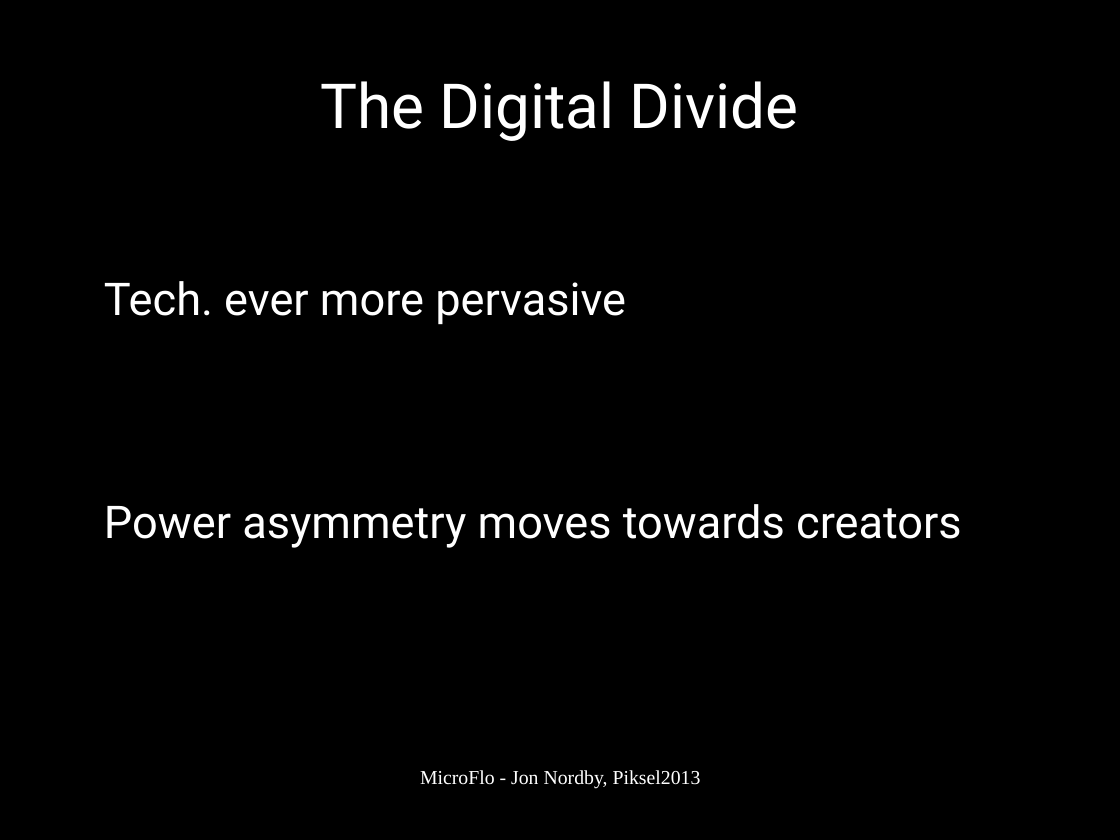
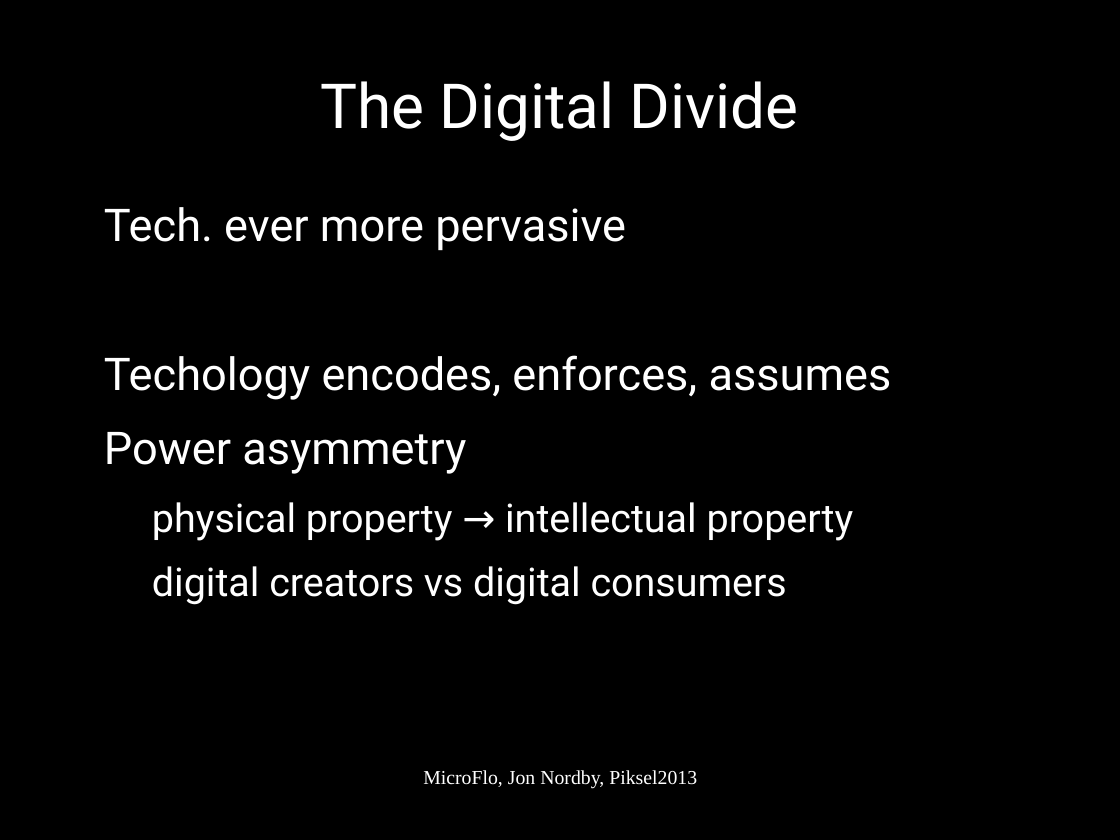
Before and after one commit to microflo/microflo, a slide deck: slide 11 of doc/piksel2013/slides.odp. Drawn at 1120x840 pixels with LibreOffice and Linux fonts; fonts in the diff are those of the drawing. Boxes give left, top, right and bottom in pixels: in the first picture for what was removed or moved away, otherwise in the second. Text is boxed around its words. In the diff, an @@ line names an element or a change of style, - is before the commit and + after.

Commit message:
doc: Piksel slide update

```diff
--- a/doc/piksel2013/slides.odp
+++ b/doc/piksel2013/slides.odp
@@ text at [104, 355, 892, 605]: text changed; size 32 to 28 pt @@
-Power asymmetry moves towards creators
+Techology encodes, enforces, assumes
+Power asymmetry
+  physical property → intellectual property
+  digital creators vs digital consumers
@@ text at [423, 770, 697, 789]: text changed @@
-MicroFlo - Jon Nordby, Piksel2013
+MicroFlo, Jon Nordby, Piksel2013
```
Also in this commit, not shown: 12 other slides changed, 1 other file.
